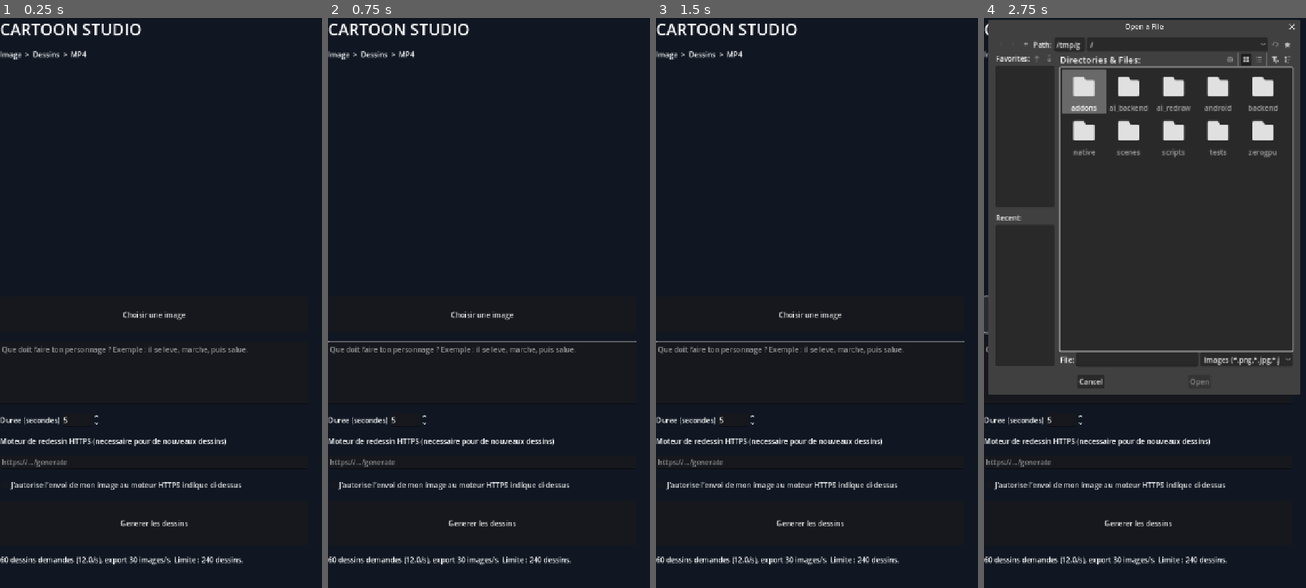
Above: before the commit, frames 1-4 (left to right).
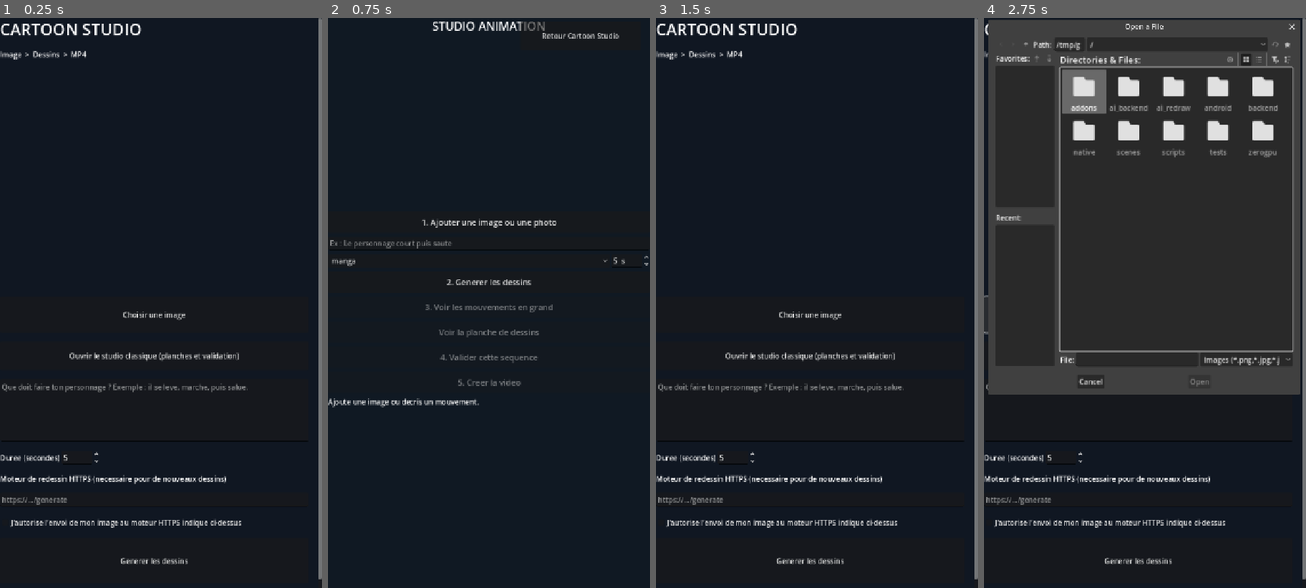
Above: after the commit, the same moments.

Repository: ericjamesempere-stack/MobileI2V-Xiaomi-
Game: Godot game, scene res://scenes/main.tscn
The game is run twice, just before and just after one commit, with the same random seed, the same clock (stepped at 60 frames per second) and the same inputs.
Inputs (mouse positions are in pixels of both pictures, inside the frame that each line leads up to):
- Up to frame 1 (0.25 s): no input
- Up to frame 2 (0.75 s): click (482, 354) at 0.5 s, where only the run after the commit has a clickable "Ouvrir le studio classique (p…"
- Up to frame 3 (1.5 s): click (907, 35) at 1.25 s, where only the run after the commit has a clickable "Retour Cartoon Studio"
- Up to frame 4 (2.75 s): click "Choisir une image" at 2 s

The runs differ from the first frame. In frame 1, 5.3% of the frame differs, in the area x 0-100%, y 0-99%; in frame 2, 5.5%; in frame 3, 5.5%; in frame 4, 4.1%.
Error after the commit: Parse Error: Cannot infer the type of "color" variable because the value doesn't have a set type. (res://scripts/ReferenceSceneAnalyzer.gd:26)

Commit message:
Expose preserved legacy storyboard and contact-sheet studio from Cartoon Studio without replacing existing flow

Diff:
--- a/scripts/cartoon_studio.gd
+++ b/scripts/cartoon_studio.gd
@@ -16,6 +16,7 @@
 var step := 0
 var busy := false
 var project_dir := "user://cartoon_studio"
+var legacy_studio: Control = null
 
 func _ready() -> void:
     DirAccess.make_dir_recursive_absolute(ProjectSettings.globalize_path(project_dir))
@@ -47,6 +48,12 @@
     import_button.custom_minimum_size.y = 80
     import_button.pressed.connect(_choose_image)
     panel.add_child(import_button)
+    # Preserve access to the earlier storyboard, contact-sheet and review flow.
+    var legacy_button := Button.new()
+    legacy_button.text = "Ouvrir le studio classique (planches et validation)"
+    legacy_button.custom_minimum_size.y = 64
+    legacy_button.pressed.connect(_open_legacy_studio)
+    panel.add_child(legacy_button)
     prompt = TextEdit.new()
     prompt.placeholder_text = "Que doit faire ton personnage ? Exemple : il se leve, marche, puis salue."
     prompt.custom_minimum_size.y = 140
@@ -265,3 +272,29 @@
             await exporter.call("export_board_mp4", frames, timeline, duration.value)
     busy = false
     action.disabled = false
+
+func _open_legacy_studio() -> void:
+    if busy or legacy_studio != null:
+        return
+    var legacy_script: Script = load("res://scripts/SimpleAnimationStudio.gd")
+    if legacy_script == null:
+        status.text = "Studio classique indisponible."
+        return
+    legacy_studio = Control.new()
+    legacy_studio.set_script(legacy_script)
+    legacy_studio.set_anchors_and_offsets_preset(Control.PRESET_FULL_RECT)
+    get_parent().add_child(legacy_studio)
+    hide()
+    var back := Button.new()
+    back.text = "Retour Cartoon Studio"
+    back.custom_minimum_size = Vector2(270, 64)
+    back.set_anchors_and_offsets_preset(Control.PRESET_TOP_RIGHT)
+    back.position = Vector2(-290, 8)
+    back.pressed.connect(_close_legacy_studio)
+    legacy_studio.add_child(back)
+
+func _close_legacy_studio() -> void:
+    if legacy_studio != null:
+        legacy_studio.queue_free()
+        legacy_studio = null
+    show()
